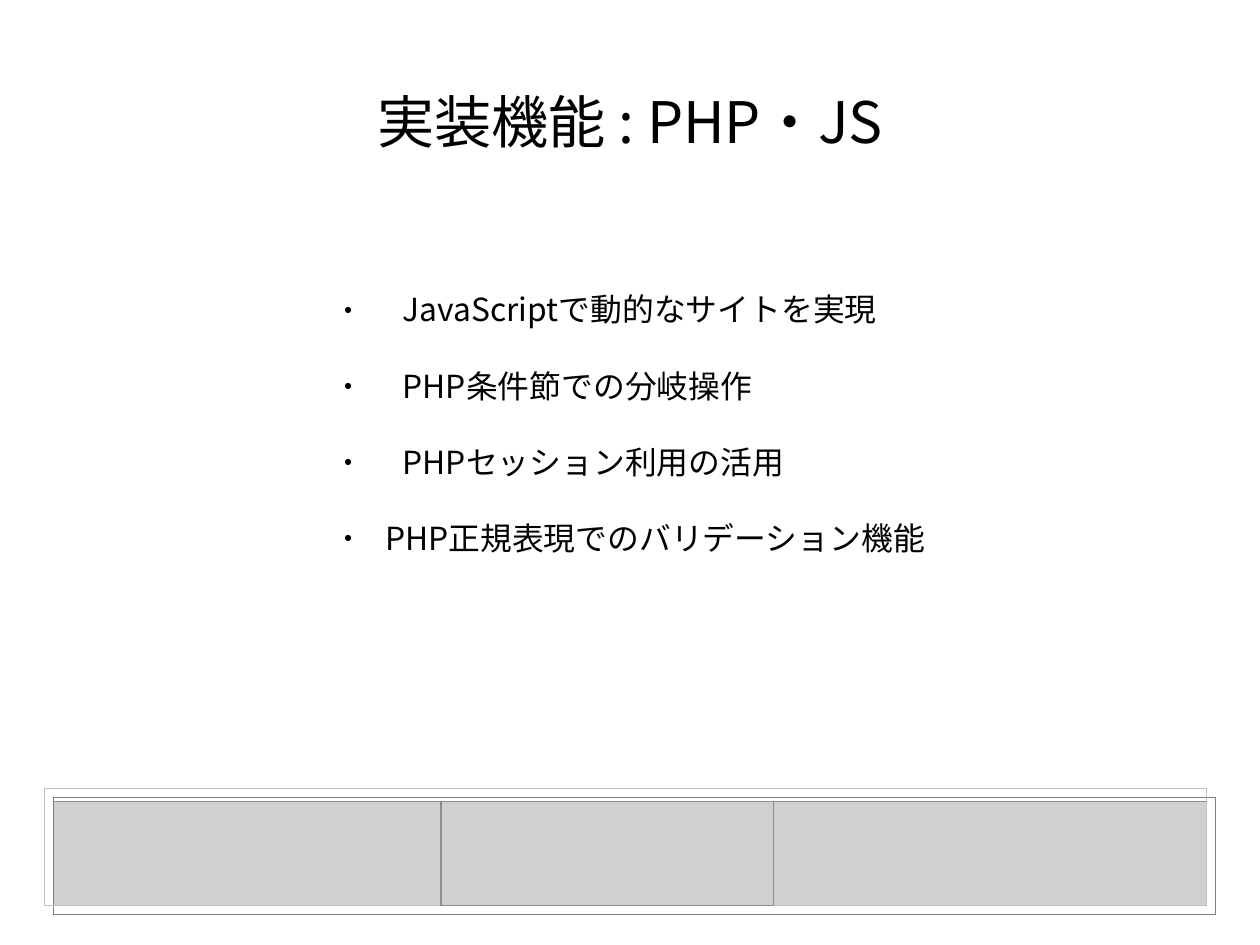
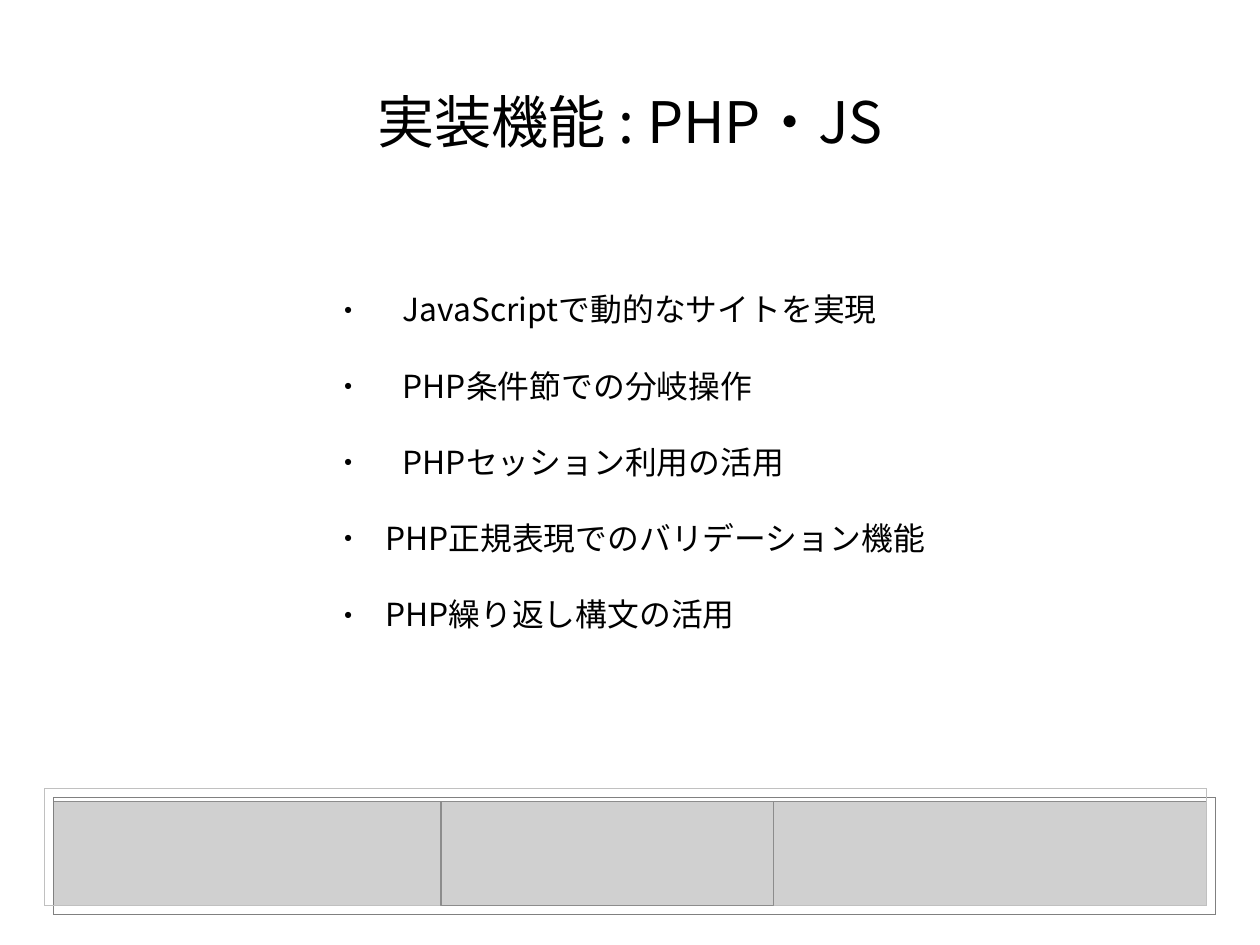
Before and after one commit to cameraluvsme/zdrive, a slide deck: slide 4 of grad_thesis.odp. Drawn at 1260x945 pixels with LibreOffice and Linux fonts; fonts in the diff are those of the drawing; grey boxes stand for pictures. Boxes give left, top, right and bottom in pixels: in the first picture for what was removed or moved away, otherwise in the second. Text is boxed around its words. In the diff, an @@ line names an element or a change of style, - is before the commit and + after.

```diff
--- a/grad_thesis.odp
+++ b/grad_thesis.odp
@@ subtitle at <box>385,599,735,629</box>: paragraph added @@
+● PHP繰り返し構文の活用
```
Also in this commit, not shown: 1 slide added, 4 other files.
